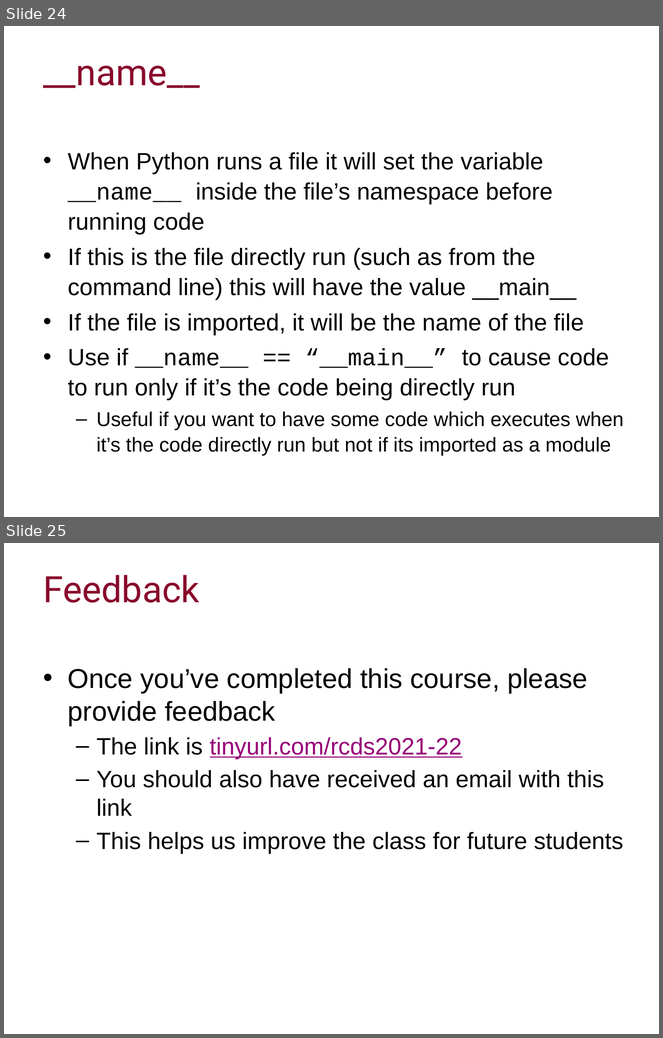
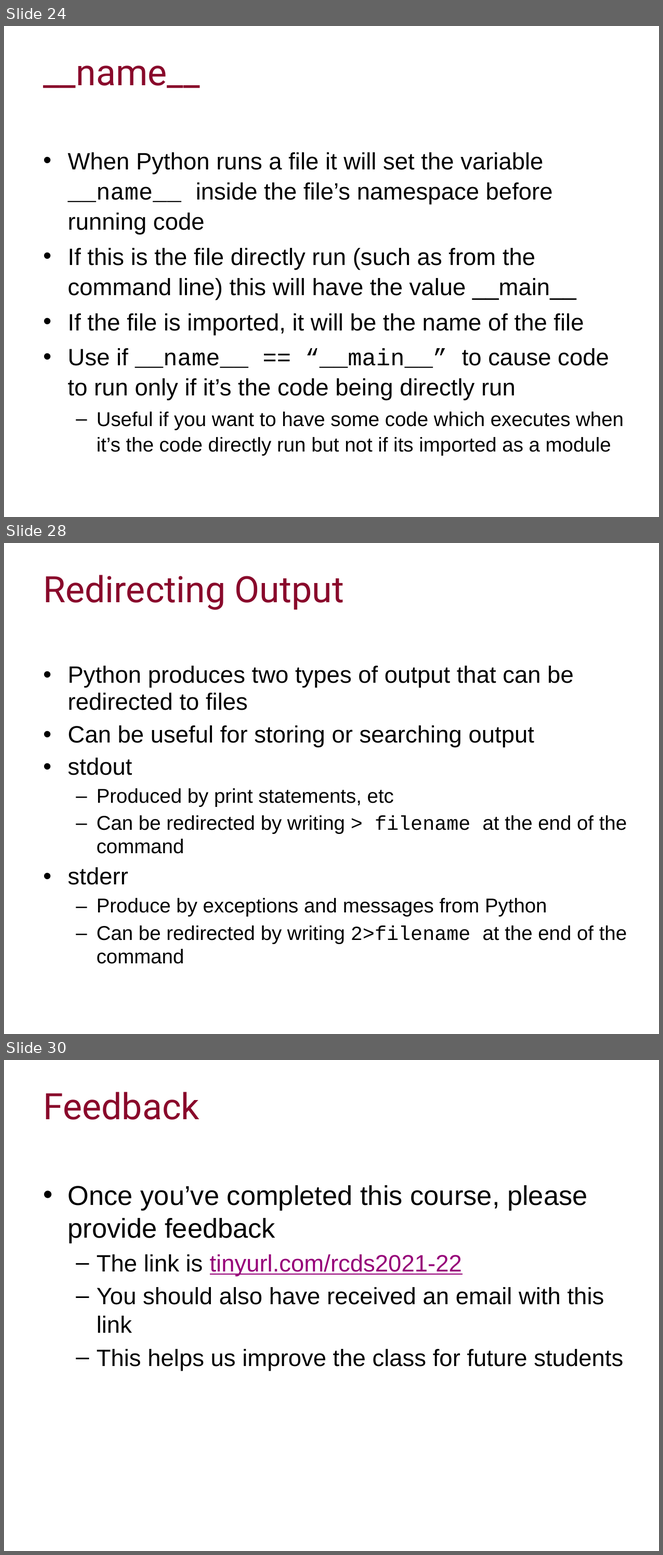
Before and after one commit to ImperialCollegeLondon/RCDS-managing-and-running-python-effectively, a slide deck: Managing and Running Python Effectively.pptx. Shown one above the other, each under a label of ours: slides 24 and 25 before the commit, slides 24, 28 and 30 after it; the slides between them are not shown. The pictures are 663x1038 and 663x1555 pixels, drawn with LibreOffice and Linux fonts; fonts in the diff are those of the drawing; background and template pictures are left out. Boxes give left, top, right and bottom in pixels: in the first picture for what was removed or moved away, otherwise in the second. Text is boxed around its words. In the diff, an @@ line names an element or a change of style, - is before the commit and + after.

Commit message:
Command lines

```diff
--- a/Managing and Running Python Effectively.pptx
+++ b/Managing and Running Python Effectively.pptx
@@ slide 28 added at (x1=4, y1=543, x2=659, y2=1034), background #FFFFFF @@
@@ title added at (x1=43, y1=575, x2=344, y2=610), 40 pt, text #89092B @@
+Redirecting Output
@@ text added at (x1=68, y1=666, x2=627, y2=964), 22 pt, text #000000 @@
+• Python produces two types of output that can be redirected to files
+• Can be useful for storing or searching output
+• stdout
+  – Produced by print statements, etc
+  – Can be redirected by writing > filename at the end of the command
+• stderr
+  – Produce by exceptions and messages from Python
+  – Can be redirected by writing 2>filename at the end of the command
@@ what was slide 25 is now slide 30 @@
```
Also in this commit, not shown: 1 slide changed, 4 other slides added, 8 other files.
